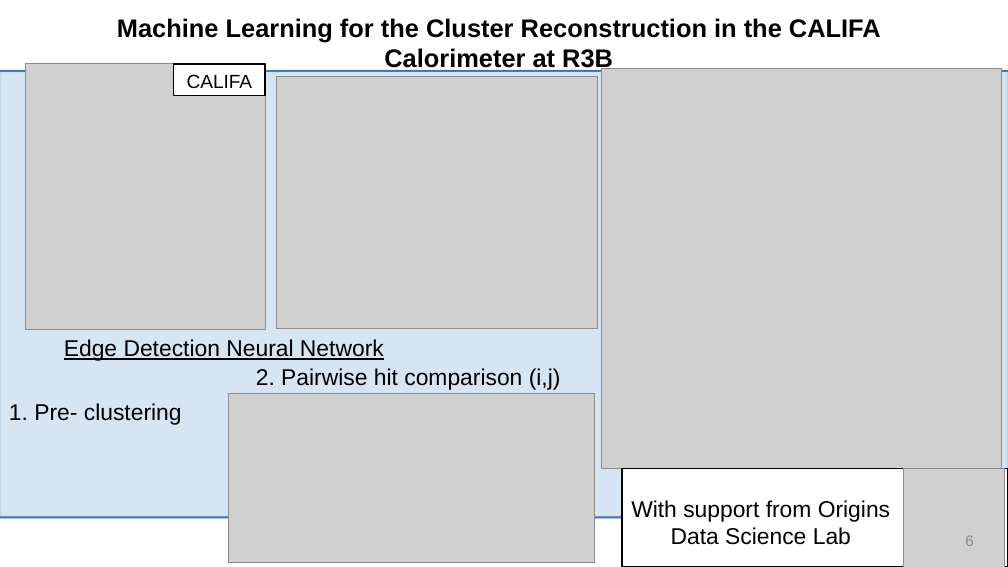
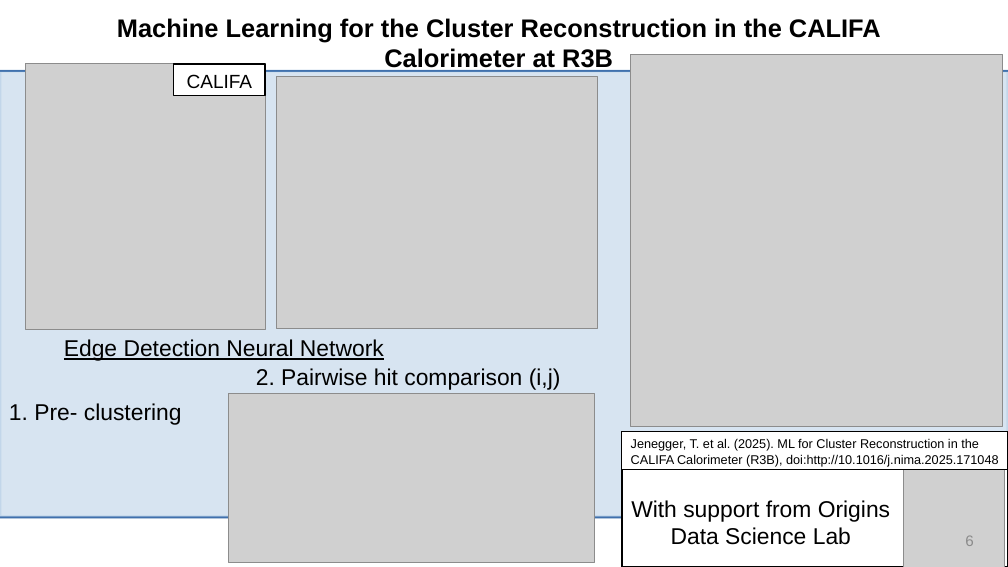
Before and after one commit to jenegger/phd_thesis, a slide deck: slide 6 of other/umlauf_folien.odp. Drawn at 1008x567 pixels with LibreOffice and Linux fonts; fonts in the diff are those of the drawing; grey boxes stand for pictures; background and template pictures are left out. Boxes give left, top, right and bottom in pixels: in the first picture for what was removed or moved away, otherwise in the second. Text is boxed around its words. In the diff, an @@ line names an element or a change of style, - is before the commit and + after.

```diff
--- a/other/umlauf_folien.odp
+++ b/other/umlauf_folien.odp
@@ picture: place and size @@
-picture at box(602, 69, 1003, 469)
+picture at box(631, 54, 1003, 426)
@@ rectangle added at box(622, 432, 1008, 469), fill #FFFFFF, outline #000000 0 pt, 10 pt, text #000000 @@
+Jenegger, T. et al. (2025). ML for Cluster Reconstruction in the CALIFA Calorimeter (R3B), doi:http://10.1016/j.nima.2025.171048
```
Also in this commit, not shown: 1 other slide changed.
